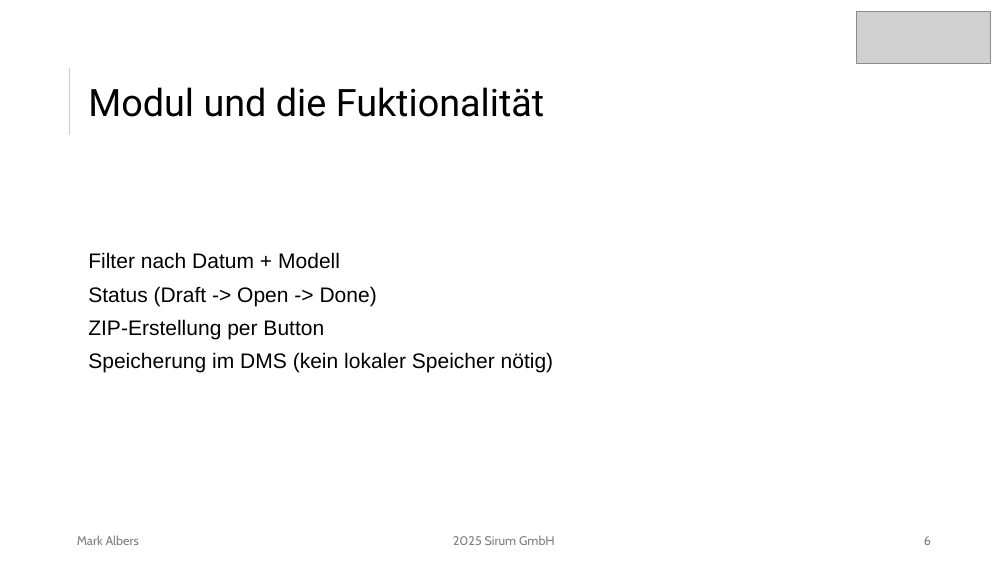
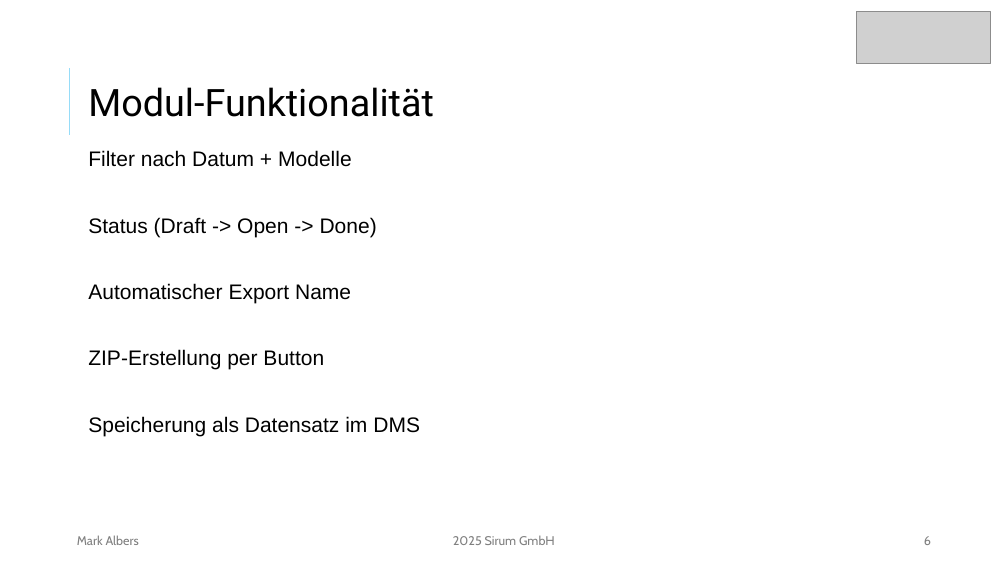
Before and after one commit to mork02/IHK-Projekt, a slide deck: slide 6 of Präsentation/Entwicklung eines Odoo-Moduls zur ZIP-komprimierten Dateiverwaltung im Dokumentenmanagementsystem.pptx. Drawn at 1008x567 pixels with LibreOffice and Linux fonts; fonts in the diff are those of the drawing; grey boxes stand for pictures. Boxes give left, top, right and bottom in pixels: in the first picture for what was removed or moved away, otherwise in the second. Text is boxed around its words. In the diff, an @@ line names an element or a change of style, - is before the commit and + after.

```diff
--- a/Präsentation/Entwicklung eines Odoo-Moduls zur ZIP-komprimierten Dateiverwaltung im Dokumentenmanagementsystem.pptx
+++ b/Präsentation/Entwicklung eines Odoo-Moduls zur ZIP-komprimierten Dateiverwaltung im Dokumentenmanagementsystem.pptx
@@ title at [88, 87, 434, 117]: text changed @@
-Modul und die Fuktionalität
+Modul-Funktionalität
@@ text at [88, 150, 352, 167]: text changed @@
-Filter nach Datum + Modell
+Filter nach Datum + Modelle
@@ text at [88, 283, 351, 304]: paragraph added @@
+Automatischer Export Name
@@ text at [88, 416, 420, 436]: text changed @@
-Speicherung im DMS (kein lokaler Speicher nötig)
+Speicherung als Datensatz im DMS
```
Also in this commit, not shown: 4 other slides changed, 1 other file.
